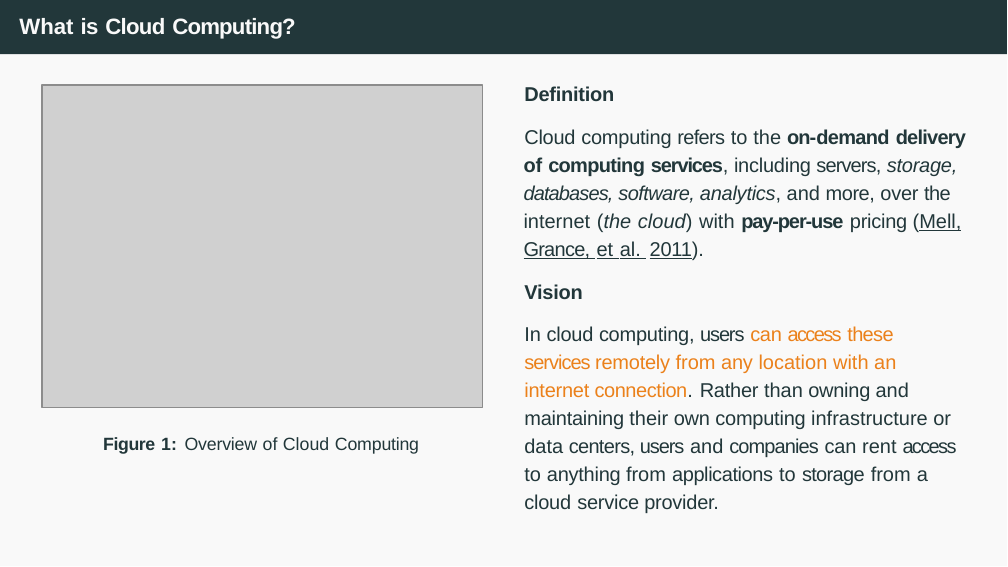
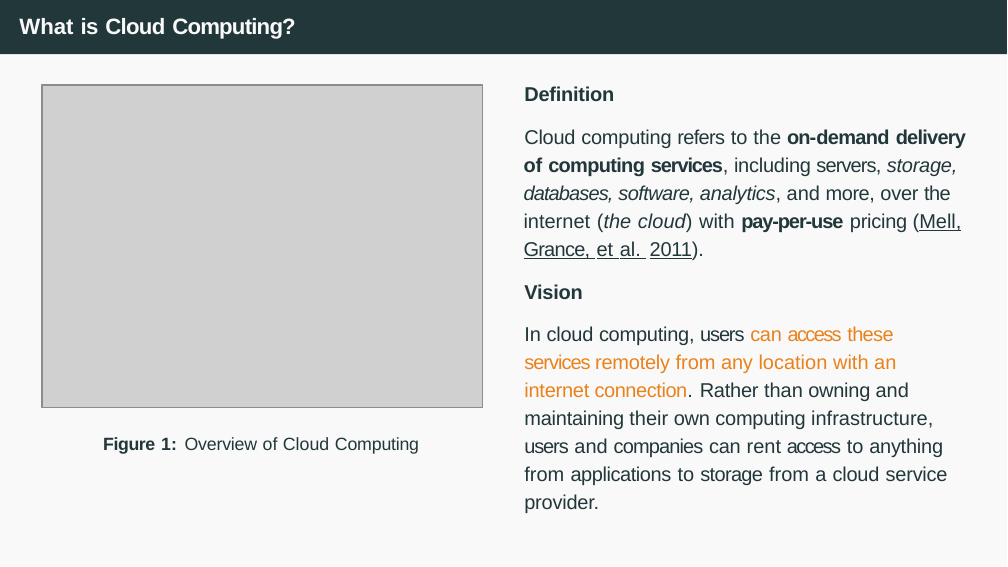
Before and after one commit to joanpaucm/HPDCB, a slide deck: slide 5 of src/slides/Session 1 and 2 - Introduction to Cloud Computing + Github Pages-2026.pptx. Drawn at 1008x567 pixels with LibreOffice and Linux fonts; fonts in the diff are those of the drawing; grey boxes stand for pictures. Boxes give left, top, right and bottom in pixels: in the first picture for what was removed or moved away, otherwise in the second. Text is boxed around its words. In the diff, an @@ line names an element or a change of style, - is before the commit and + after.

```diff
--- a/src/slides/Session 1 and 2 - Introduction to Cloud Computing + Github Pages-2026.pptx
+++ b/src/slides/Session 1 and 2 - Introduction to Cloud Computing + Github Pages-2026.pptx
@@ text at bbox=[524, 326, 948, 513]: text changed @@
-In cloud computing, users can access these services remotely from any location with an internet connection. Rather than owning and maintaining their own computing infrastructure or data centers, users and companies can rent access to anything from applications to storage from a cloud service provider.
+In cloud computing, users can access these services remotely from any location with an internet connection. Rather than owning and maintaining their own computing infrastructure, users and companies can rent access to anything from applications to storage from a cloud service provider.
```
Also in this commit, not shown: 2 other slides changed, 10 other files.
